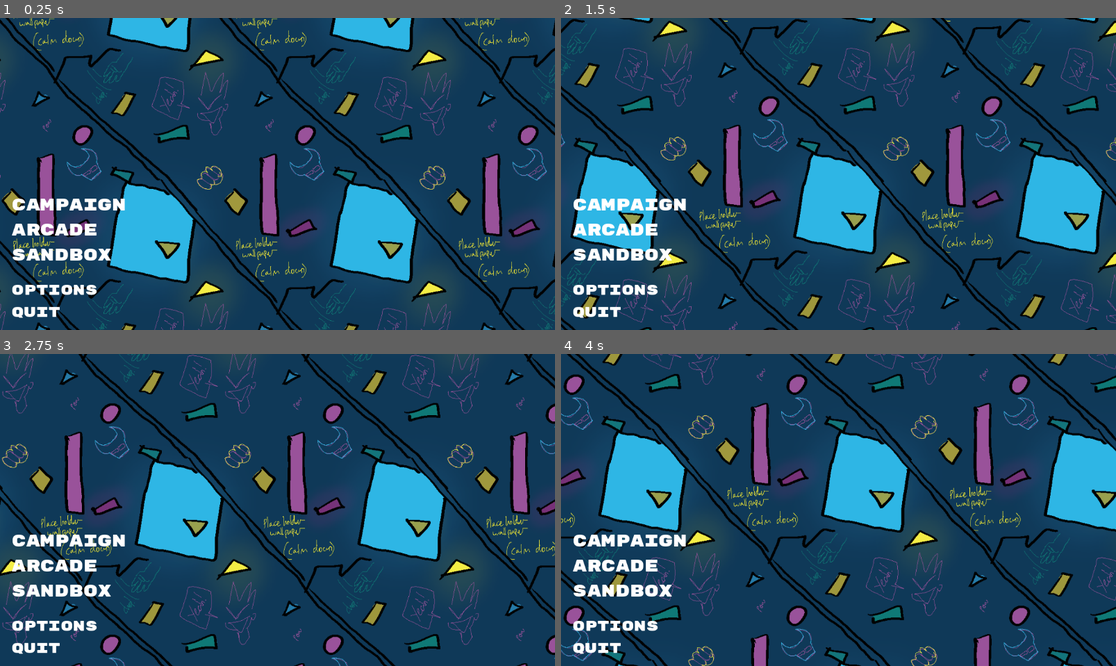
Above: before the commit, frames 1-4 (two rows, left to right).
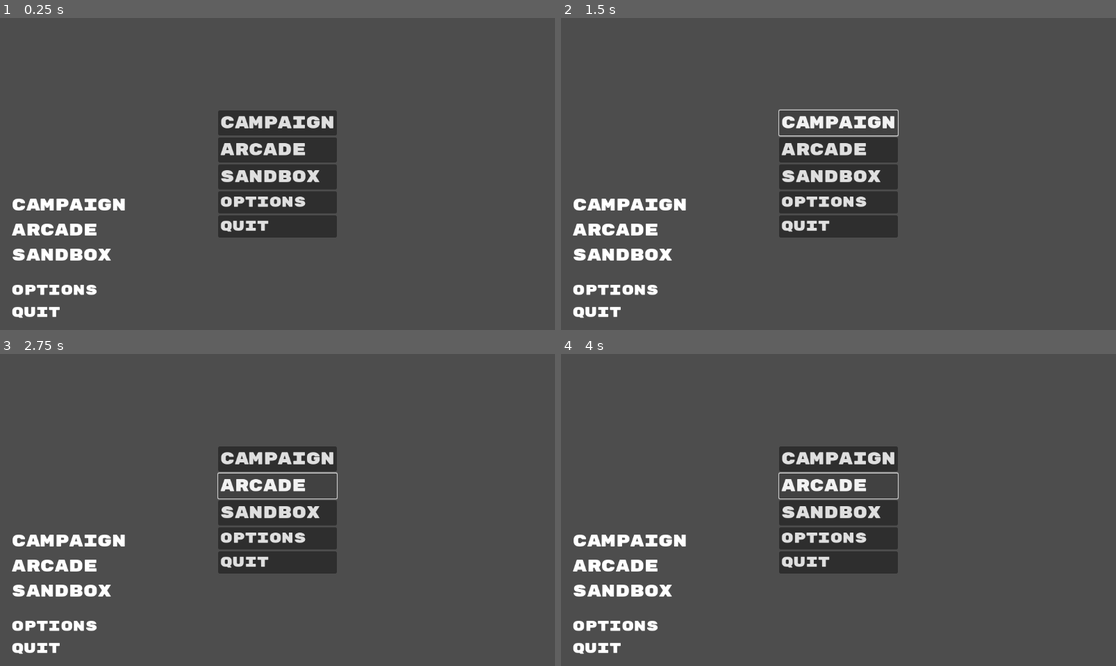
Above: after the commit, the same moments.

Repository: jazielpicon1/project-bullshit
Game: Godot game, scene res://Scenes/titlemenu.tscn
The game is run twice, just before and just after one commit, with the same random seed, the same clock (stepped at 60 frames per second) and the same inputs. This scene is started directly instead of the project's main scene.
Inputs:
- Up to frame 1 (0.25 s): no input
- Up to frame 2 (1.5 s): click "campaign" at 0.5 s; click "campaign" at 1.25 s
- Up to frame 3 (2.75 s): click "arcade" at 2 s
- Up to frame 4 (4 s): click "arcade" at 2.75 s; hold J (Basic Attack punch) from 3.53 s (still down); tap W (Jump) at 3.77 s

The runs differ from the first frame. In frame 1, 98% of the frame differs, in the area x 0-100%, y 0-100%; in frame 2, 98%; in frame 3, 98%; in frame 4, 98%.

Commit message:
messed with timing and aligned text

Diff:
--- a/Scenes/dku_player_1.tscn
+++ b/Scenes/dku_player_1.tscn
@@ -22,10 +22,10 @@
 "duration": 0.5,
 "texture": ExtResource("2_n1ayy")
 }, {
-"duration": 1.2,
+"duration": 1.0,
 "texture": ExtResource("3_8xc4i")
 }, {
-"duration": 1.0,
+"duration": 1.6,
 "texture": ExtResource("4_g75hv")
 }],
 "loop": true,
@@ -64,7 +64,7 @@
 "speed": 5.0
 }, {
 "frames": [{
-"duration": 0.5,
+"duration": 0.4,
 "texture": ExtResource("11_rf3cy")
 }, {
 "duration": 0.5,
@@ -119,7 +119,7 @@
 scale = Vector2(0.2, 0.2)
 sprite_frames = SubResource("SpriteFrames_kfbq2")
 animation = &"newstance"
-frame_progress = 0.42718
+frame_progress = 0.230926
 
 [node name="CollisionShape2D" type="CollisionShape2D" parent="."]
 position = Vector2(108.5, 322)
--- a/Scenes/titlemenu.tscn
+++ b/Scenes/titlemenu.tscn
@@ -40,26 +40,32 @@
 [node name="Button" type="Button" parent="CenterContainer/MarginContainer/VBoxContainer/VBoxContainer"]
 layout_mode = 2
 text = "campaign"
+alignment = 0
 
 [node name="Button2" type="Button" parent="CenterContainer/MarginContainer/VBoxContainer/VBoxContainer"]
 layout_mode = 2
 text = "arcade"
+alignment = 0
 
 [node name="Button3" type="Button" parent="CenterContainer/MarginContainer/VBoxContainer/VBoxContainer"]
 layout_mode = 2
 text = "sandbox"
+alignment = 0
 
 [node name="Button4" type="Button" parent="CenterContainer/MarginContainer/VBoxContainer/VBoxContainer"]
 layout_mode = 2
 theme_override_font_sizes/font_size = 30
 text = "options"
+alignment = 0
 
 [node name="Button5" type="Button" parent="CenterContainer/MarginContainer/VBoxContainer/VBoxContainer"]
 layout_mode = 2
 theme_override_font_sizes/font_size = 30
 text = "quit"
+alignment = 0
 
 [node name="ColorRect" type="ColorRect" parent="."]
+visible = false
 clip_children = 1
 layout_mode = 1
 anchors_preset = 15
